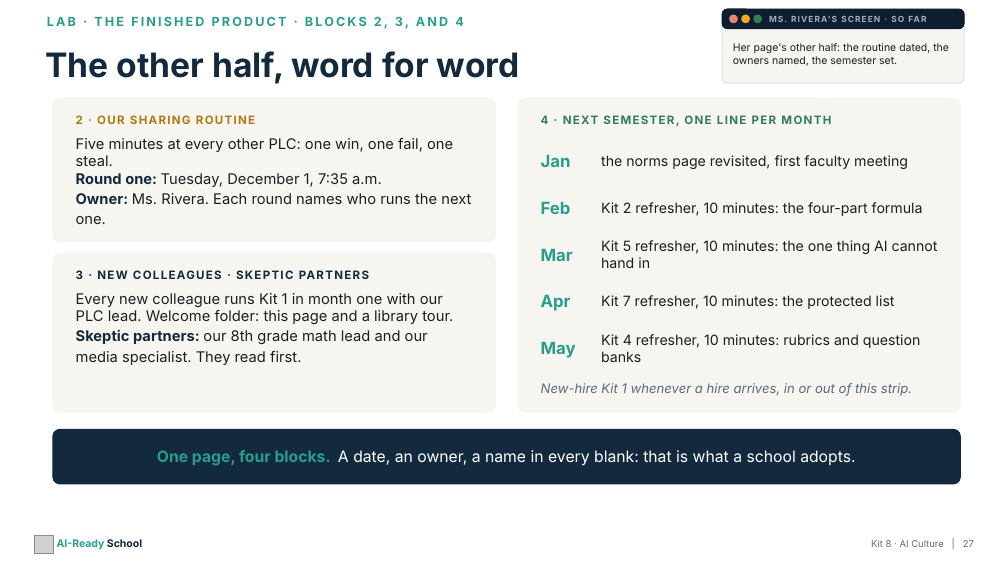
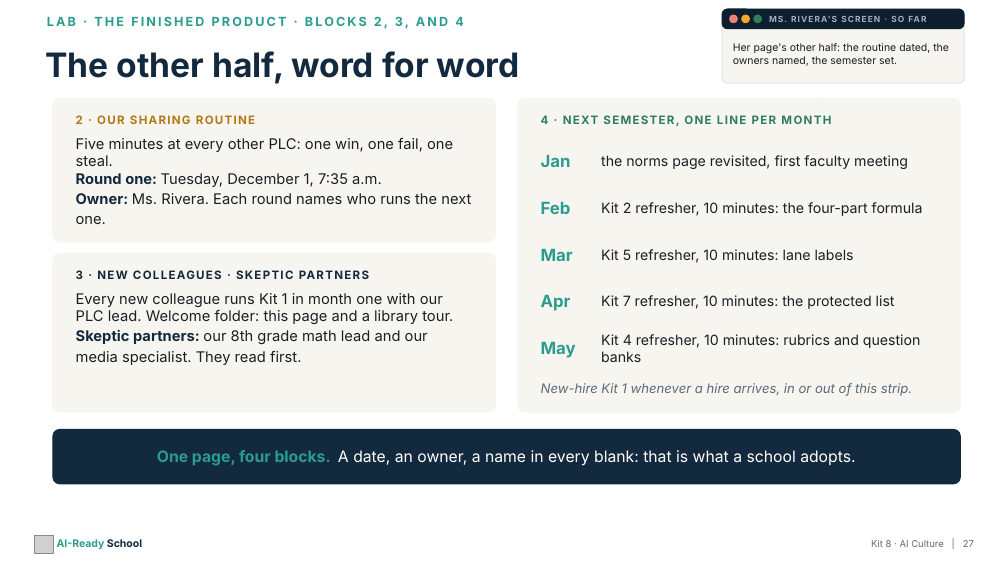
Before and after one commit to aspinozzi1/Ai-School-Ready, a slide deck: slide 27 of kits/kit08/Kit08_PresentationDeck.pptx. Drawn at 1008x567 pixels with LibreOffice and Linux fonts; fonts in the diff are those of the drawing; grey boxes stand for pictures. Boxes give left, top, right and bottom in pixels: in the first picture for what was removed or moved away, otherwise in the second. Text is boxed around its words. In the diff, an @@ line names an element or a change of style, - is before the commit and + after.

```diff
--- a/kits/kit08/Kit08_PresentationDeck.pptx
+++ b/kits/kit08/Kit08_PresentationDeck.pptx
@@ text at [601, 249, 854, 263]: text changed @@
-Kit 5 refresher, 10 minutes: the one thing AI cannot hand in
+Kit 5 refresher, 10 minutes: lane labels
```
Also in this commit, not shown: 4 other slides changed, 27 other files.
